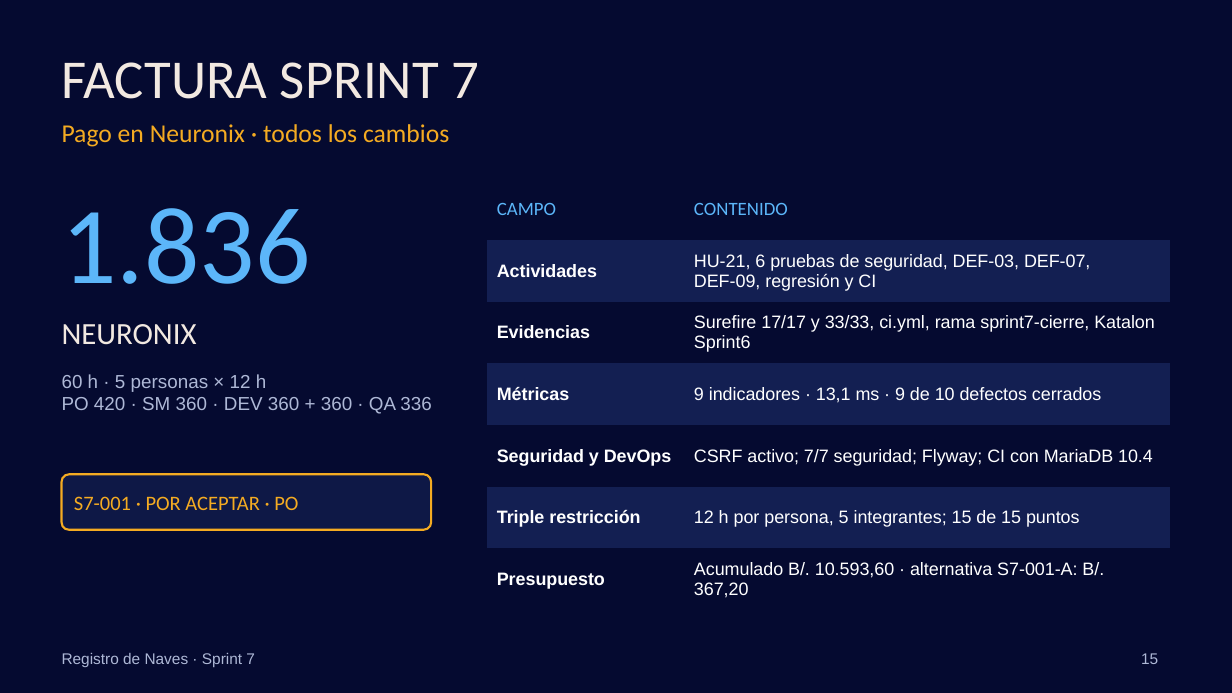
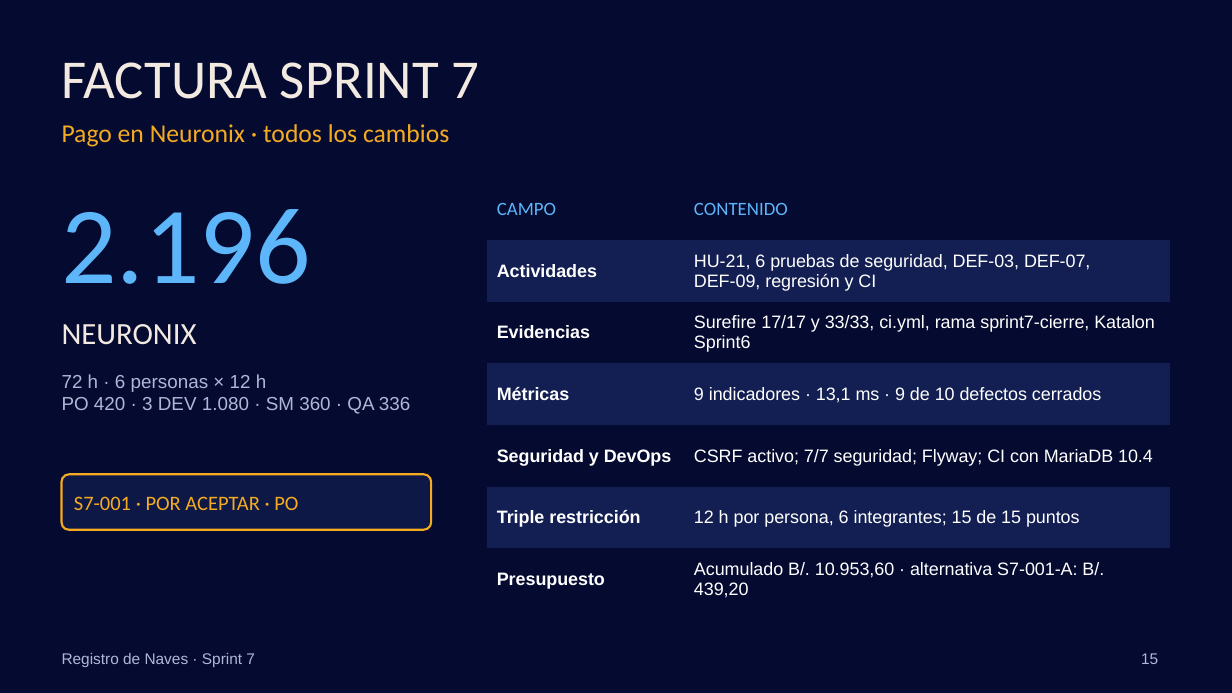
Before and after one commit to torres-martin/registro-maritimo-digital, a slide deck: slide 15 of docs/Sprint7-RegistroNaves.pptx. Drawn at 1232x693 pixels with LibreOffice and Linux fonts; fonts in the diff are those of the drawing; background and template pictures are left out. Boxes give left, top, right and bottom in pixels: in the first picture for what was removed or moved away, otherwise in the second. Text is boxed around its words. In the diff, an @@ line names an element or a change of style, - is before the commit and + after.

```diff
--- a/docs/Sprint7-RegistroNaves.pptx
+++ b/docs/Sprint7-RegistroNaves.pptx
@@ table at bbox=[487, 179, 1170, 602] @@
-row 6, column 2: 12 h por persona, 5 integrantes; 15 de 15 puntos
+row 6, column 2: 12 h por persona, 6 integrantes; 15 de 15 puntos
-row 7, column 2: Acumulado B/. 10.593,60 · alternativa S7-001-A: B/. 367,20
+row 7, column 2: Acumulado B/. 10.953,60 · alternativa S7-001-A: B/. 439,20
@@ text at bbox=[62, 209, 311, 284]: text changed @@
-1.836
+2.196
@@ text at bbox=[62, 374, 410, 414]: text changed @@
-60 h · 5 personas × 12 h
-PO 420 · SM 360 · DEV 360 + 360 · QA 336
+72 h · 6 personas × 12 h
+PO 420 · 3 DEV 1.080 · SM 360 · QA 336
```
Also in this commit, not shown: 5 other slides changed, 1 slide added, 5 other files.
